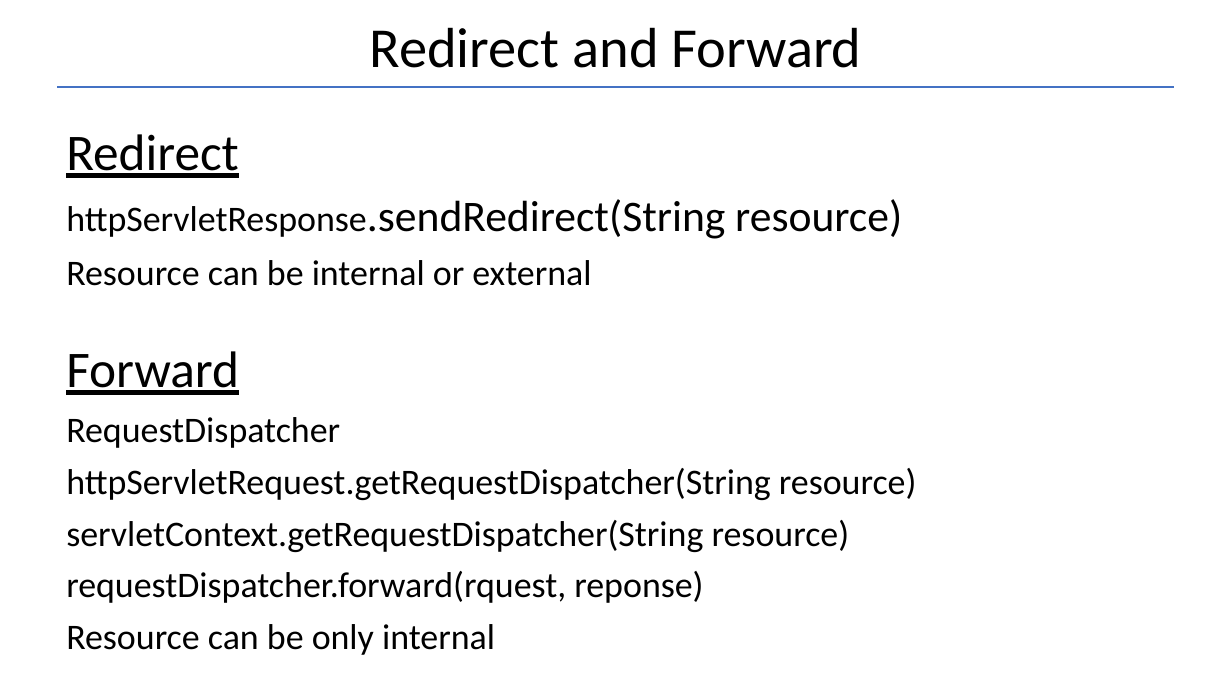
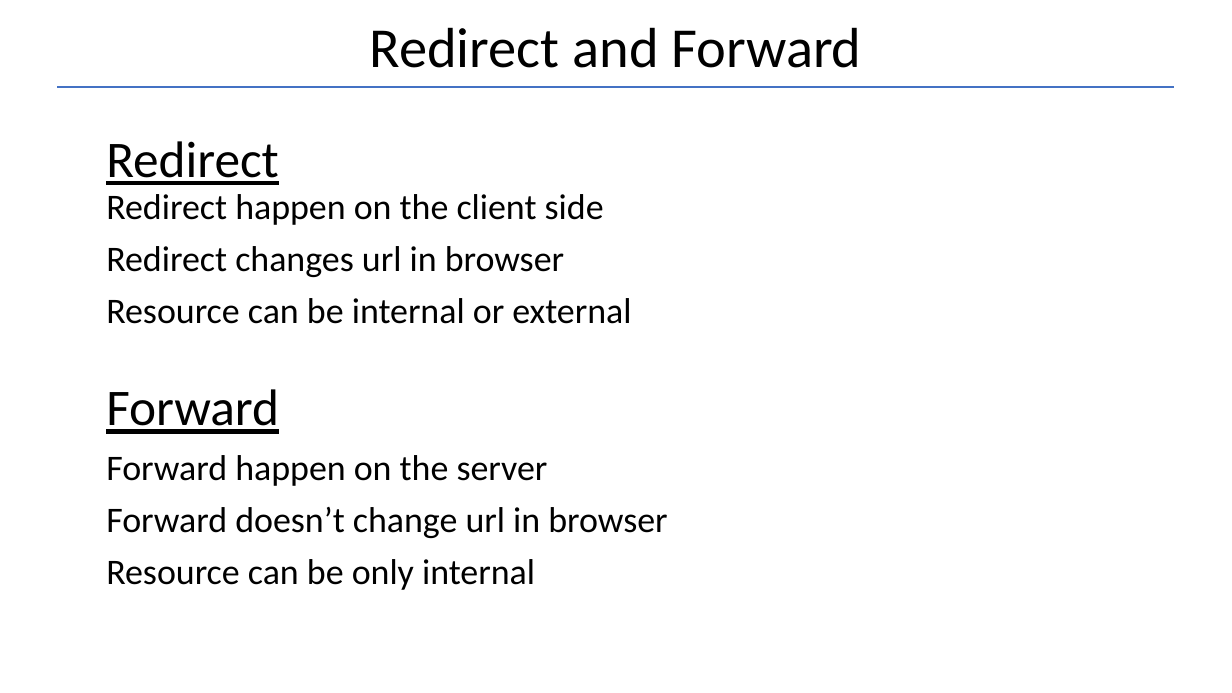
Before and after one commit to Garnik94/Levelup_presentations, a slide deck: slide 13 of Servlet/Servlet_Presentation.pptx. Drawn at 1232x693 pixels with LibreOffice and Linux fonts; fonts in the diff are those of the drawing. Boxes give left, top, right and bottom in pixels: in the first picture for what was removed or moved away, otherwise in the second. Text is boxed around its words. In the diff, an @@ line names an element or a change of style, - is before the commit and + after.

```diff
--- a/Servlet/Servlet_Presentation.pptx
+++ b/Servlet/Servlet_Presentation.pptx
@@ text "Redirect Redirect happen on the ...": place and size @@
-text "Redirect Redirect happen on the ..." at [66,134,917,655]
+text "Redirect Redirect happen on the ..." at [106,141,667,590]
@@ text at [106,141,604,277]: text changed; size 34 to 28 pt @@
-Redirect
-httpServletResponse.sendRedirect(String resource)
+Redirect
+Redirect happen on the client side
+Redirect changes url in browser
@@ text at [106,455,667,538]: text changed @@
-RequestDispatcher
-httpServletRequest.getRequestDispatcher(String resource)
-servletContext.getRequestDispatcher(String resource)
-requestDispatcher.forward(rquest, reponse)
+Forward happen on the server
+Forward doesn’t change url in browser
```
Also in this commit, not shown: 2 slides added, 7 other files.
